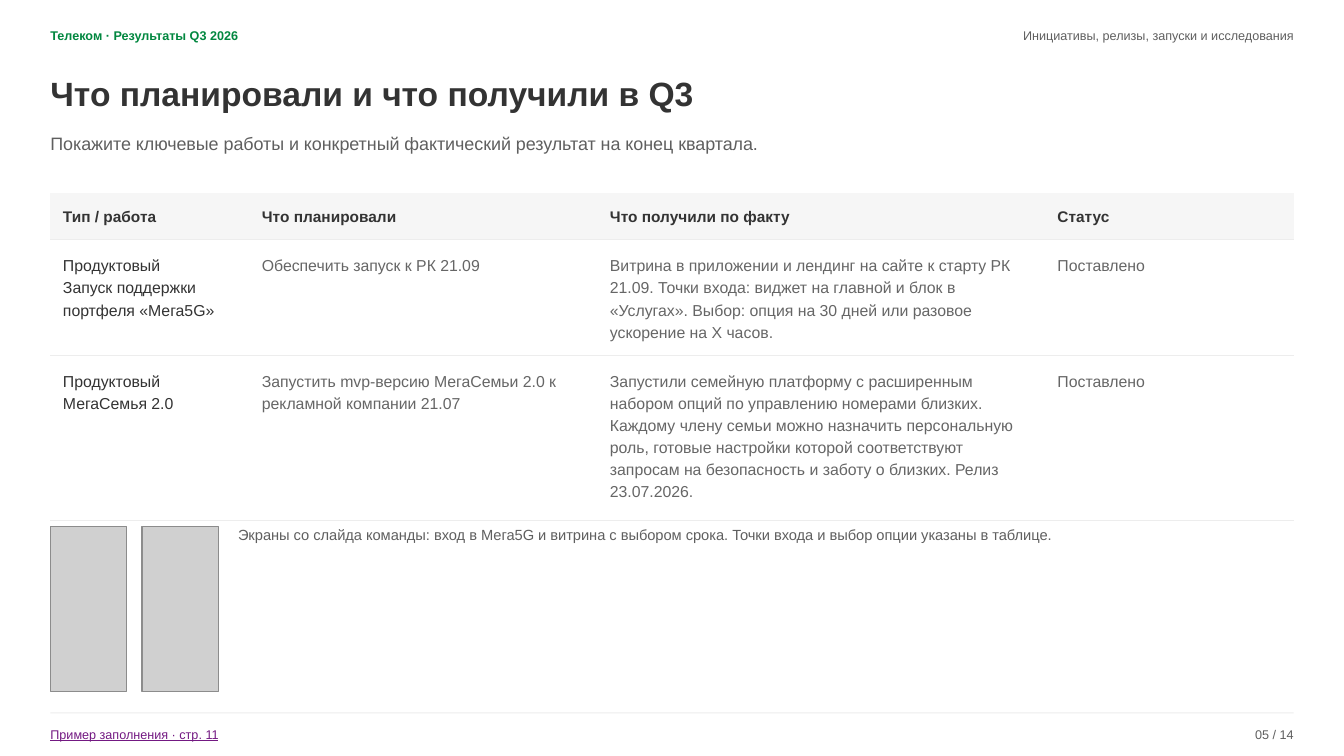
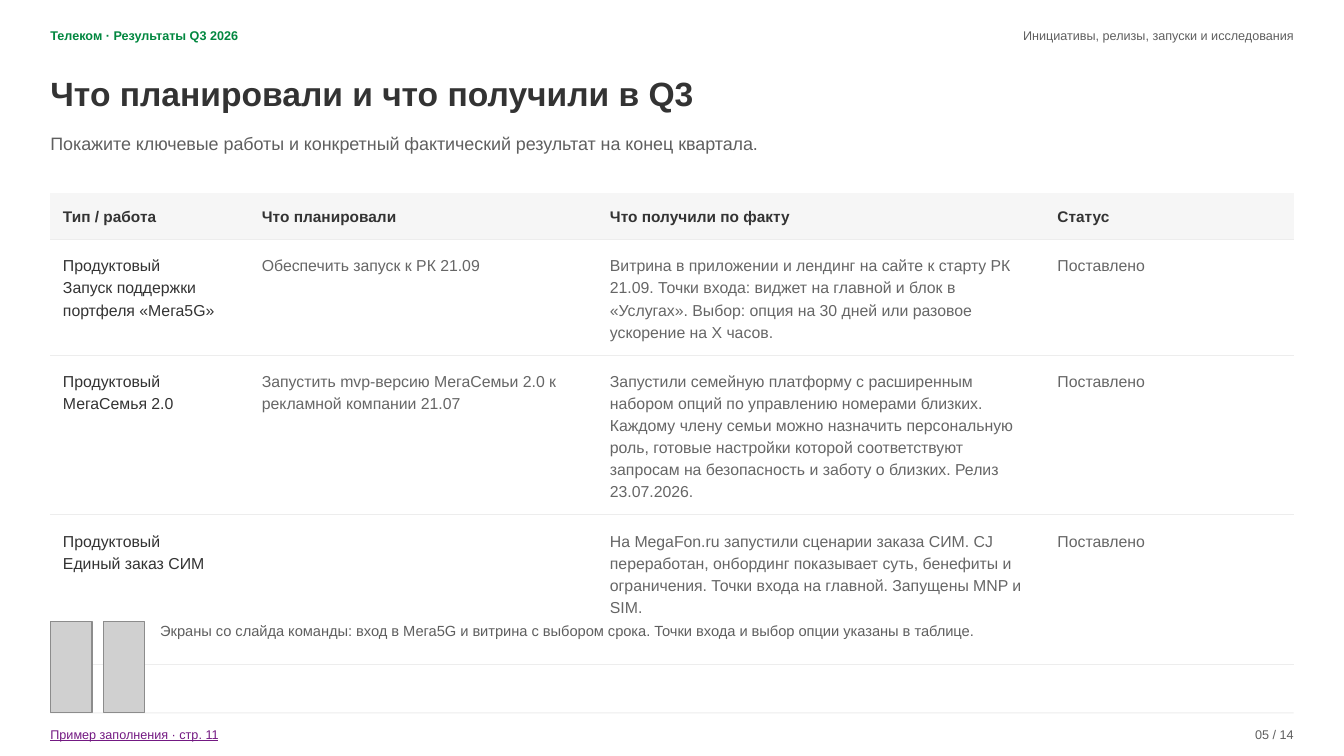
Before and after one commit to bbenicore-web/bencode, a slide deck: slide 5 of presentations/Квартальное_демо_Телеком_19.10.2026.pptx. Drawn at 1344x756 pixels with LibreOffice and Linux fonts; fonts in the diff are those of the drawing; grey boxes stand for pictures. Boxes give left, top, right and bottom in pixels: in the first picture for what was removed or moved away, otherwise in the second. Text is boxed around its words. In the diff, an @@ line names an element or a change of style, - is before the commit and + after.

```diff
--- a/presentations/Квартальное_демо_Телеком_19.10.2026.pptx
+++ b/presentations/Квартальное_демо_Телеком_19.10.2026.pptx
@@ table at (50,194,1294,617) @@
+row 4: Продуктовый / Единый заказ СИМ |  | На MegaFon.ru запустили сценарии заказа СИМ. CJ переработан, онбординг показывает суть, бенефиты и ограничения. Точки входа на главной. Запущены MNP и SIM. | Поставлено
@@ picture: place and size @@
-picture at (50,526,127,692)
+picture at (50,622,92,713)
@@ picture: place and size @@
-picture at (142,526,219,692)
+picture at (103,622,144,713)
@@ text "Экраны со слайда команды: вход ...": place and size @@
-text "Экраны со слайда команды: вход ..." at (238,529,1051,543)
+text "Экраны со слайда команды: вход ..." at (160,625,974,639)
```
Also in this commit, not shown: 3 other slides changed, 2 slides added, 3 other files.
